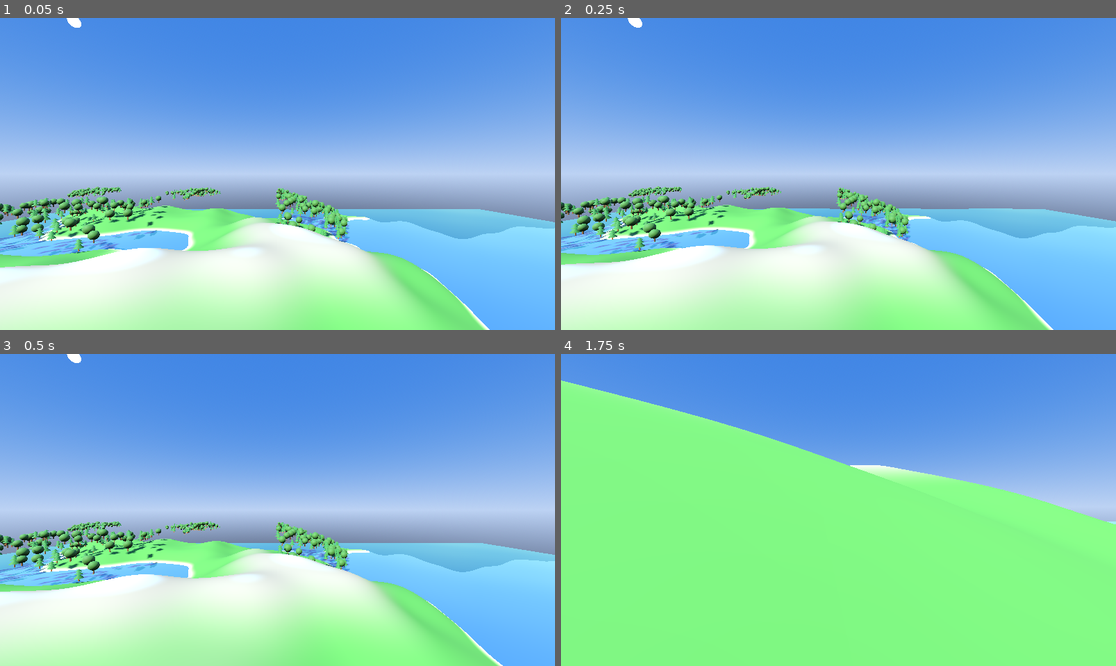
Above: before the commit, frames 1-4 (two rows, left to right).
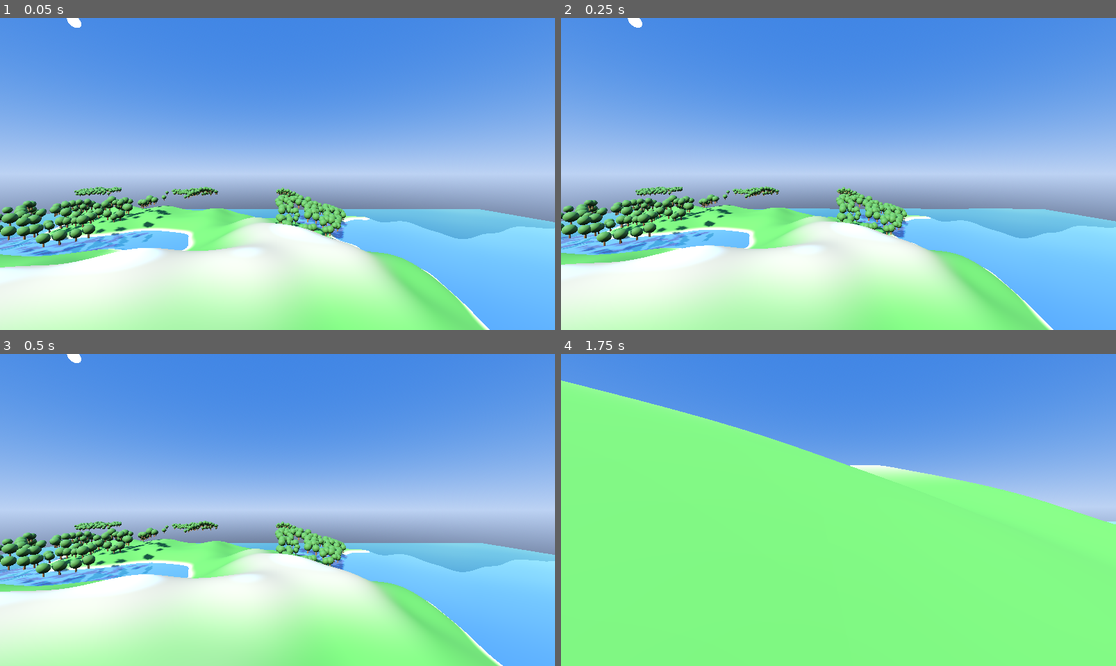
Above: after the commit, the same moments.

Repository: nialljmiller/WonkyLands
Game: Godot game, scene res://terrain_generator.tscn
Two runs of this game, one before a commit and one after it. Both use one fixed random seed, a clock stepped at 60 frames per second and the inputs below.
Inputs (mouse positions are in pixels of both pictures, inside the frame that each line leads up to):
- Up to frame 1 (0.05 s): no input
- Up to frame 2 (0.25 s): no input
- Up to frame 3 (0.5 s): no input
- Up to frame 4 (1.75 s): tap Enter (ui_accept) at 0.5, 0.77, 1.52 s; move the mouse to (866, 510) at 0.52 s; hold Up (ui_up) from 0.53 s (still down); move the mouse to (810, 510) at 1.27 s

The runs differ from the first frame. In frame 1, 4.3% of the frame differs, in the area x 0-64%, y 54-77%; in frame 2, 4.2%; in frame 3, 4.0%; in frame 4, nothing differs.

Commit message:
auto update

Diff:
--- a/TreeSystem.gd
+++ b/TreeSystem.gd
@@ -21,6 +21,17 @@
 var tree_positions = {}
 var active_trees = []
 
+
+# Define elevation ranges for tree types
+var tree_elevation_ranges = {
+	"pine": {"min": 15.0, "max": 100.0},  # Pines at higher elevations
+	"oak": {"min": 2.0, "max": 20.0},     # Oaks at medium elevations
+	"palm": {"min": 0.0, "max": 10.0},    # Palms near water level
+	"dead": {"min": 5.0, "max": 50.0},    # Dead trees range
+	"cactus": {"min": 0.0, "max": 15.0}   # Cacti in lowlands
+}
+
+
 # Reference to parent terrain generator
 var terrain_generator
 
@@ -28,7 +39,8 @@
 	# Immediately setup tree prefabs
 	setup_tree_prefabs()
 
-# Create and setup the tree prefabs for different biomes
+
+# Make sure these registrations match your desired biome rules
 func setup_tree_prefabs():
 	# First, let's create our base tree resources
 	create_pine_tree()
@@ -37,13 +49,13 @@
 	create_dead_tree()
 	create_cactus()
 
-	# Register trees with their respective biomes
-	register_tree_for_biome("pine", "SNOWY_MOUNTAINS")
-	register_tree_for_biome("pine", "TEMPERATE_FOREST")
-	register_tree_for_biome("oak", "TEMPERATE_FOREST")
-	register_tree_for_biome("palm", "TROPICAL_JUNGLE")
-	register_tree_for_biome("dead", "VOLCANIC_WASTELAND")
-	register_tree_for_biome("cactus", "DESERT")
+	# Clear any existing registrations
+	tree_prefabs["TEMPERATE_FORESTs"] = ["oak", "pine"]  # Both in temperate forests
+	tree_prefabs["SNOWY_MOUNTAINS"] = ["pine"]  # Only pine in snowy mountains
+	tree_prefabs["DESERT"] = ["cactus"]  # Only cacti in desert
+	tree_prefabs["TROPICAL_JUNGLE"] = ["palm"]  # Only palms in jungle
+	tree_prefabs["VOLCANIC_WASTELAND"] = ["dead"]  # Only dead trees in wasteland
+
 
 # Create a simple pine tree mesh
 func create_pine_tree():
@@ -343,16 +355,16 @@
 		4: return "VOLCANIC_WASTELAND"
 		_: return "TEMPERATE_FOREST"  # Default
 
-# Place trees for a specific chunk
+
+# Place trees for a specific chunk with improved elevation handling
 func place_trees_in_chunk(chunk_node: Node3D, chunk_pos: Vector2, biome_type, terrain_heightmap = null):
 	# Get world position for this chunk
 	var chunk_size = terrain_generator.chunk_size
 	var world_pos_x = chunk_pos.x * chunk_size
 	var world_pos_z = chunk_pos.y * chunk_size
 
-	# Skip water chunks
-	if terrain_generator.water_level > 0 and world_pos_x < terrain_generator.water_level:
-		return
+	# Get water level from terrain generator
+	var water_level = terrain_generator.water_level
 
 	# Seed random number generator based on chunk position for consistency
 	seed((chunk_pos.x * 1000 + chunk_pos.y) as int)
@@ -362,6 +374,8 @@
 
 	# Adjust tree density based on biome
 	var biome_density_multiplier = 1.0
+	var biome_name = biome_type_to_string(biome_type)
+
 	match biome_type:
 		0:  # TEMPERATE_FOREST
 			biome_density_multiplier = 1.5
@@ -369,6 +383,8 @@
 			biome_density_multiplier = 0.2
 		2:  # SNOWY_MOUNTAINS
 			biome_density_multiplier = 0.8
+			if randf() < 0.9:  # 90% chance for pines in snowy areas
+				tree_prefabs[biome_name] = ["pine"]
 		3:  # TROPICAL_JUNGLE
 			biome_density_multiplier = 2.0
 		4:  # VOLCANIC_WASTELAND
@@ -395,25 +411,25 @@
 		var world_z = world_pos_z + local_z
 
 		# Get terrain height at this position
-		var terrain_height
-		if terrain_heightmap:
-			# Use provided heightmap if available
-			var map_x = int(local_x)
-			var map_z = int(local_z)
-			if map_x < terrain_heightmap.size() and map_z < terrain_heightmap[map_x].size():
-				terrain_height = terrain_heightmap[map_x][map_z]
-			else:
-				terrain_height = calculate_terrain_height(world_x, world_z)
-		else:
-			# Calculate height using same method as terrain generator
-			terrain_height = calculate_terrain_height(world_x, world_z)
-
-		# Skip if underwater
-		if terrain_height < terrain_generator.water_level:
+		var terrain_height = calculate_terrain_height(world_x, world_z)
+
+		# Skip if underwater - add extra margin to ensure trees aren't partially submerged
+		if terrain_height < water_level + 0.5:
 			continue
 
-		# Skip if too high or too low
-		if terrain_height < min_height or terrain_height > max_height:
+		# Determine appropriate tree type based on biome and elevation
+		var valid_tree_types = []
+		var all_biome_trees = tree_prefabs[biome_name] if biome_name in tree_prefabs else ["oak"] # Default
+
+		# Filter tree types based on elevation
+		for tree_type in all_biome_trees:
+			if tree_type in tree_elevation_ranges:
+				var range_data = tree_elevation_ranges[tree_type]
+				if terrain_height >= range_data["min"] and terrain_height <= range_data["max"]:
+					valid_tree_types.append(tree_type)
+
+		# If no valid tree type for this elevation, skip
+		if valid_tree_types.size() == 0:
 			continue
 
 		# Calculate slope at this position
@@ -437,12 +453,14 @@
 		placed_positions.append(pos)
 		tree_positions[chunk_pos].append(pos)
 
-		# Create the tree
-		create_tree_at_position(pos, biome_type, chunk_node)
+		# Create the tree with a specific type from valid types
+		var selected_tree_type = valid_tree_types[randi() % valid_tree_types.size()]
+		create_tree_at_position(pos, selected_tree_type, chunk_node)
 
 	# Debug output
 	if placed_positions.size() > 0:
 		print("Placed ", placed_positions.size(), " trees in chunk ", chunk_pos)
+
 
 # Calculate terrain height at given world position
 func calculate_terrain_height(world_x: float, world_z: float) -> float:
@@ -481,11 +499,12 @@
 
 	return angle
 
-# Create and place tree at specific position
-func create_tree_at_position(position: Vector3, biome_type, parent_node: Node3D):
-	# Get appropriate tree type for this biome
-	var tree_type = get_random_tree_for_biome(biome_type)
-
+
+
+
+
+# Create and place tree at specific position with specified type
+func create_tree_at_position(position: Vector3, tree_type: String, parent_node: Node3D):
 	if not tree_type in tree_prefabs:
 		push_error("Tree type '", tree_type, "' not found!")
 		return
--- a/WaterSystem.gd
+++ b/WaterSystem.gd
@@ -260,9 +260,6 @@
 	var waterfall_instance = MeshInstance3D.new()
 	return waterfall_instance
 
-# WATER PHYSICS INTERACTIONS
-
-# Signal handling for player entering water
 func _on_body_entered_water(body):
 	if body.name == "Player":
 		apply_water_physics(body, true)
